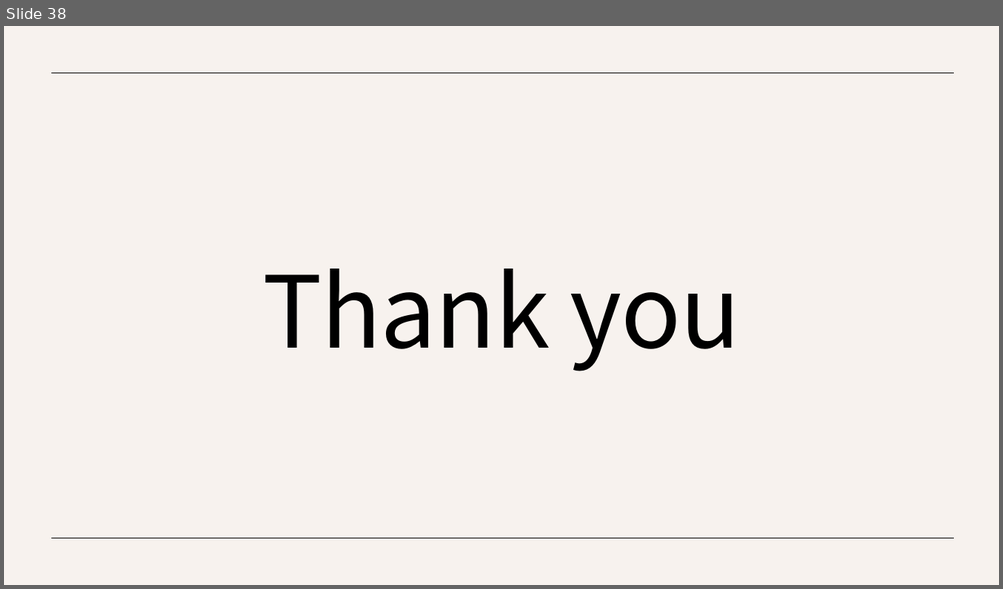
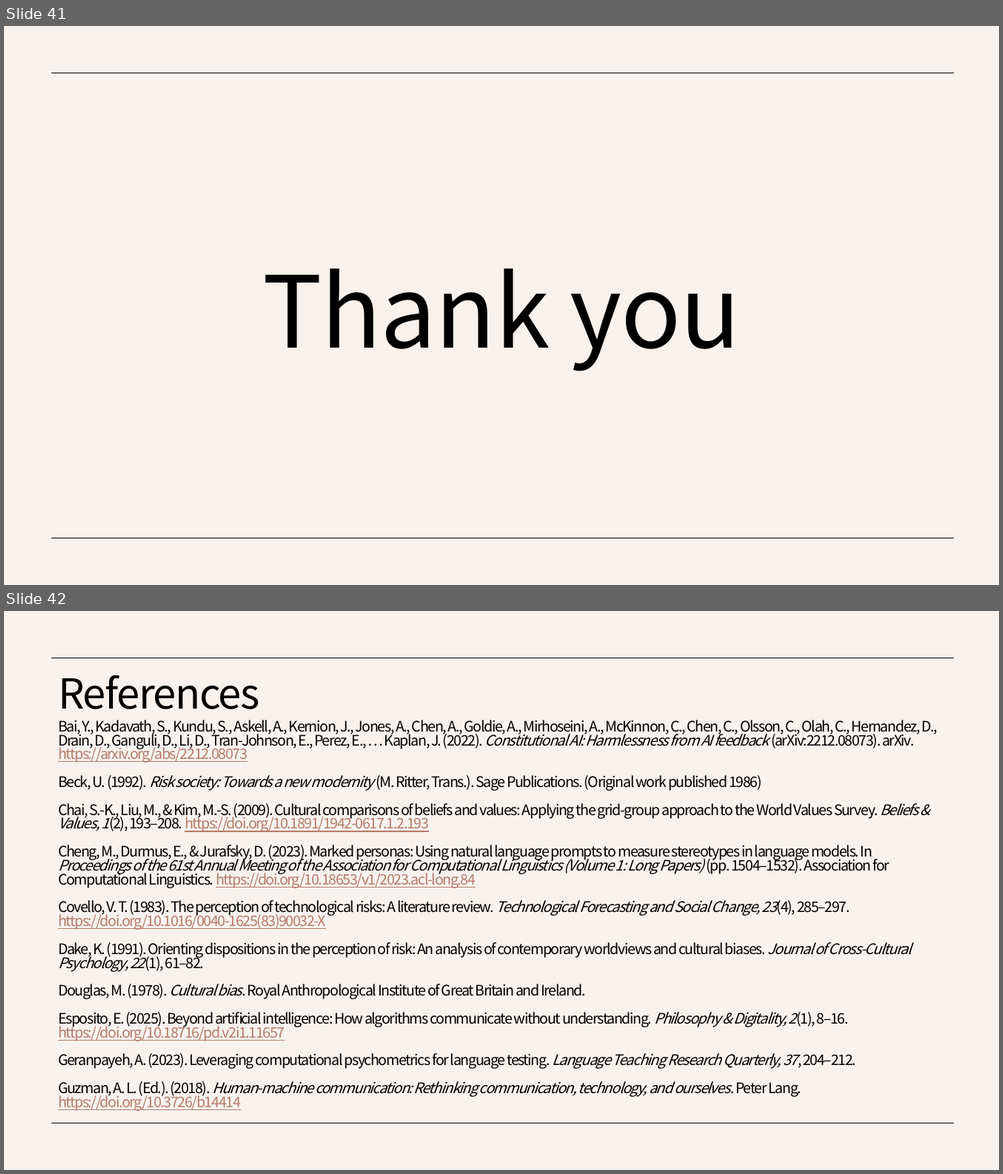
Before and after one commit to SongJongbeen/26-1, a slide deck: 연구/소통학회/생성형 인공지능의 위험 인식 구조와 문화적 원형.pptx. Shown one above the other, each under a label of ours: slide 38 before the commit, slides 41 and 42 after it. The pictures are 1003x589 and 1003x1174 pixels, drawn with LibreOffice and Linux fonts; fonts in the diff are those of the drawing. Boxes give left, top, right and bottom in pixels: in the first picture for what was removed or moved away, otherwise in the second. Text is boxed around its words. In the diff, an @@ line names an element or a change of style, - is before the commit and + after.

```diff
--- a/연구/소통학회/생성형 인공지능의 위험 인식 구조와 문화적 원형.pptx
+++ b/연구/소통학회/생성형 인공지능의 위험 인식 구조와 문화적 원형.pptx
@@ slide 42 added at box(4, 611, 999, 1170), background #F7F2EE; not listed: 2 template elements that a slide beside it also shows @@
@@ title added at box(58, 675, 260, 709), 40 pt, text #000000 @@
+References
@@ text added at box(58, 720, 938, 1111), 14 pt, text #000000 @@
+Bai, Y., Kadavath, S., Kundu, S., Askell, A., Kernion, J., Jones, A., Chen, A., Goldie, A., Mirhoseini, A., McKinnon, C., Chen, C., Olsson, C., Olah, C., Hernandez, D., Drain, D., Ganguli, D., Li, D., Tran-Johnson, E., Perez, E., … Kaplan, J. (2022). Constitutional AI: Harmlessness from AI feedback (arXiv:2212.08073). arXiv. https://arxiv.org/abs/2212.08073
+Beck, U. (1992). Risk society: Towards a new modernity (M. Ritter, Trans.). Sage Publications. (Original work published 1986)
+Chai, S.-K., Liu, M., & Kim, M.-S. (2009). Cultural comparisons of beliefs and values: Applying the grid-group approach to the World Values Survey. Beliefs & Values, 1(2), 193–208. https://doi.org/10.1891/1942-0617.1.2.193
+Cheng, M., Durmus, E., & Jurafsky, D. (2023). Marked personas: Using natural language prompts to measure stereotypes in language models. In Proceedings of the 61st Annual Meeting of the Association for Computational Linguistics (Volume 1: Long Papers) (pp. 1504–1532). Association for Computational Linguistics. https://doi.org/10.18653/v1/2023.acl-long.84
+Covello, V. T. (1983). The perception of technological risks: A literature review. Technological Forecasting and Social Change, 23(4), 285–297. https://doi.org/10.1016/0040-1625(83)90032-X
+Dake, K. (1991). Orienting dispositions in the perception of risk: An analysis of contemporary worldviews and cultural biases. Journal of Cross-Cultural Psychology, 22(1), 61–82.
+Douglas, M. (1978). Cultural bias. Royal Anthropological Institute of Great Britain and Ireland.
+Esposito, E. (2025). Beyond artificial intelligence: How algorithms communicate without understanding. Philosophy & Digitality, 2(1), 8–16. https://doi.org/10.18716/pd.v2i1.11657
+Geranpayeh, A. (2023). Leveraging computational psychometrics for language testing. Language Teaching Research Quarterly, 37, 204–212.
+Guzman, A. L. (Ed.). (2018). Human-machine communication: Rethinking communication, technology, and ourselves. Peter Lang. https://doi.org/10.3726/b14414
@@ what was slide 38 is now slide 41 @@
```
Also in this commit, not shown: 2 slides changed, 5 other slides added, 20 other files.
